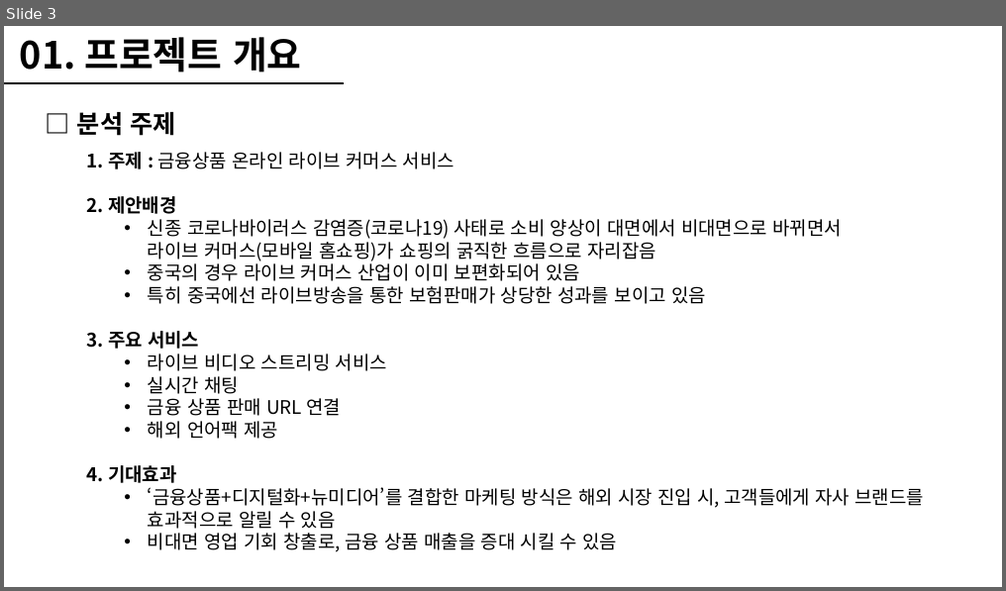
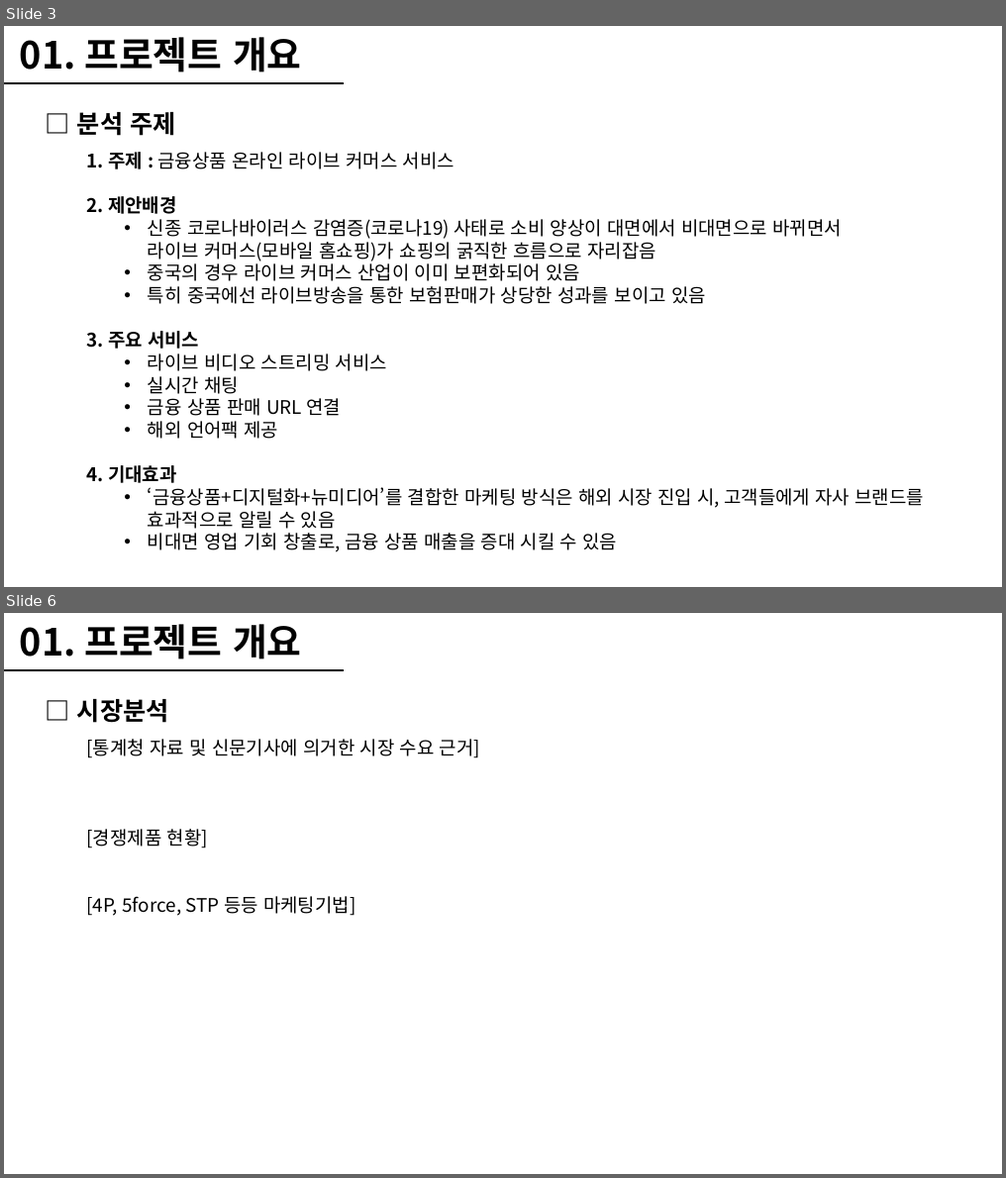
Before and after one commit to hennylee/Hana-Exchange-Payment-Project, a slide deck: 프로젝트계획서(상세)이해니_금융라이브커머스_2차_20210702.pptx. Shown one above the other, each under a label of ours: slide 3 before the commit, slides 3 and 6 after it; the slides between them are not shown. The pictures are 1006x591 and 1006x1178 pixels, drawn with LibreOffice and Linux fonts; fonts in the diff are those of the drawing. Boxes give left, top, right and bottom in pixels: in the first picture for what was removed or moved away, otherwise in the second. Text is boxed around its words. In the diff, an @@ line names an element or a change of style, - is before the commit and + after.

```diff
--- a/프로젝트계획서(상세)이해니_금융라이브커머스_2차_20210702.pptx
+++ b/프로젝트계획서(상세)이해니_금융라이브커머스_2차_20210702.pptx
@@ slide 6 added at (4,613,1002,1174), background #FFFFFF @@
@@ text added at (20,624,302,660), 36 pt, text #000000, bold @@
+01. 프로젝트 개요
@@ line added from (4, 669) to (344, 669), #000000 1.5 pt @@
@@ text added at (77,699,169,723), 24 pt, text #000000, bold @@
+□ 시장분석
@@ text added at (87,739,480,916), 18 pt, text #000000 @@
+[통계청 자료 및 신문기사에 의거한 시장 수요 근거]
+[경쟁제품 현황]
+[4P, 5force, STP 등등 마케팅기법]
```
Also in this commit, not shown: 2 slides changed, 3 other slides added, 1 other file.
